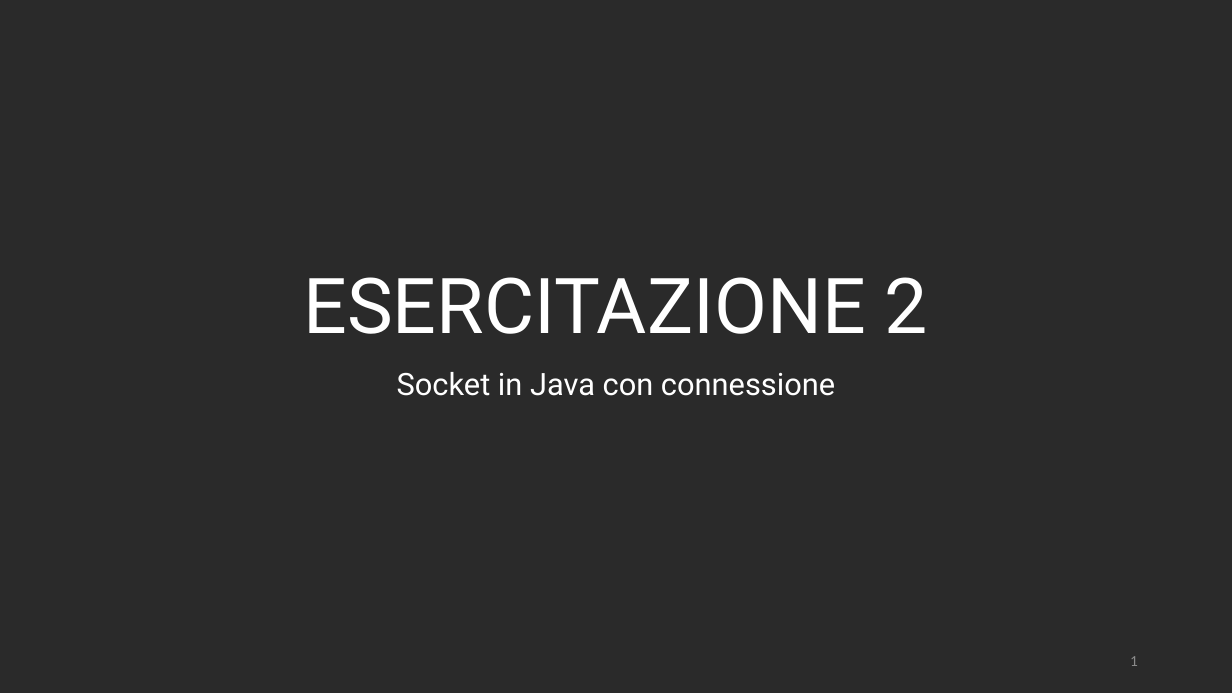
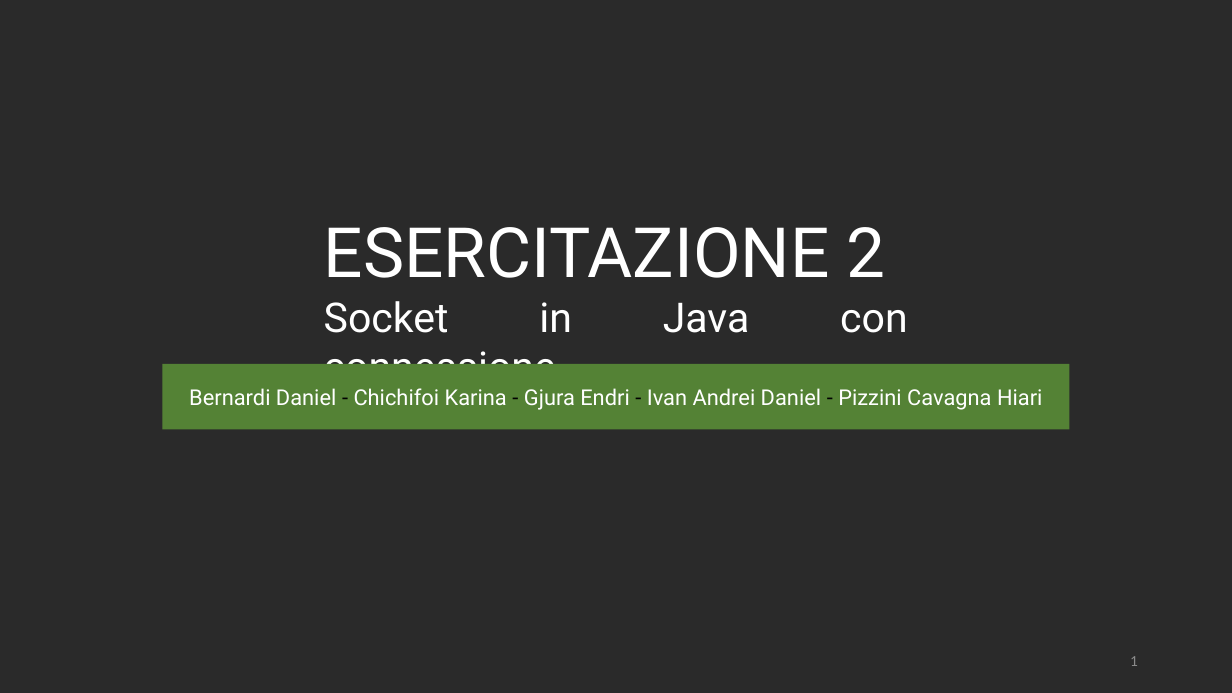
Before and after one commit to RetiCalc-Unibo/progetto2, a slide deck: slide 1 of Presentazione.pptx. Drawn at 1232x693 pixels with LibreOffice and Linux fonts; fonts in the diff are those of the drawing. Boxes give left, top, right and bottom in pixels: in the first picture for what was removed or moved away, otherwise in the second. Text is boxed around its words. In the diff, an @@ line names an element or a change of style, - is before the commit and + after.

```diff
--- a/Presentazione.pptx
+++ b/Presentazione.pptx
@@ text "ESERCITAZIONE 2": place and size @@
-text "ESERCITAZIONE 2" at bbox=[397, 372, 835, 396]
+text "ESERCITAZIONE 2" at bbox=[324, 227, 908, 333]
@@ text at bbox=[324, 227, 886, 278]: paragraph added @@
+ESERCITAZIONE 2
@@ title removed at bbox=[303, 277, 928, 334] @@
-ESERCITAZIONE 2
@@ text at bbox=[324, 301, 908, 333]: size 24 to 32 pt in "Socket in Java con connessione"; alignment centre to justified; line spacing 0.9 to 1; less space between paragraphs @@
@@ rectangle added at bbox=[163, 364, 1070, 430], fill #548235, 17 pt, text #FFFFFF @@
+Bernardi Daniel - Chichifoi Karina - Gjura Endri - Ivan Andrei Daniel - Pizzini Cavagna Hiari
```
Also in this commit, not shown: 2 other slides changed, 2 slides added, 1 other file.
